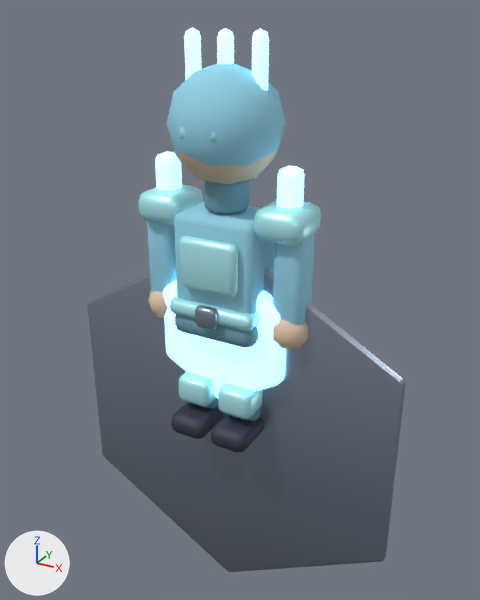
An edit to the Blender file assets-source/blender/characters/frostmage.blend, drawn before and after from the same camera.
The view is the same before and after, from a 50 mm lens placed at (1.64, -2.85, 2.23), pointed at (0.01, 0.13, 0.75). The axes (+X, +Y, +Z) are drawn at lower left. The lights are the same throughout. The older version comes first.

In view in the first picture: 'arm.L', 'arm.R', 'boot.L', 'boot.R', 'chestPanel', 'crest.iceHead', 'head', 'shoulder.L', 'shoulder.R', 'torso', 'weapon.crystal', 'weapon.shaft' and 16 more.
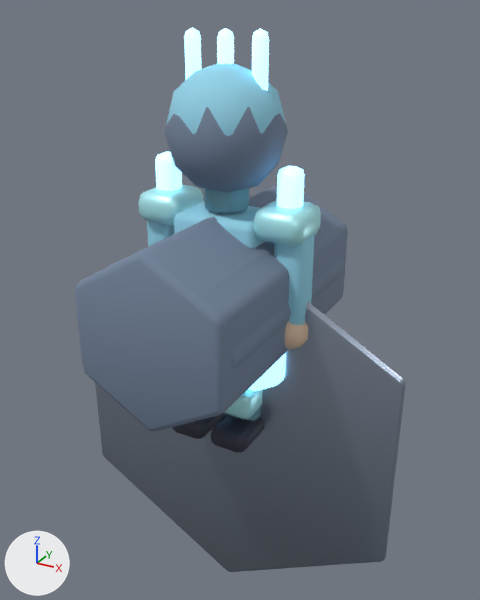
What differs and where, as boxes [x1, y1, x2, y2] in the pictures (480 x 600 px):
'LOD2_PROXY_body', added
    after: [75, 185, 348, 431]
'LOD2_PROXY_head', added
    after: [164, 107, 288, 193]
'LOD1_PROXY_body', added (mostly hidden)
    after: [107, 213, 343, 370]
'weapon.crystal', unchanged, covered by the edit
    before: [163, 280, 286, 399]
    after: [249, 353, 286, 391]
'torso', unchanged, covered by the edit
    before: [174, 201, 274, 314]
    after: [174, 201, 265, 248]
'chestPanel', unchanged, covered by the edit
    before: [179, 236, 238, 297]
'arm.L', unchanged, covered by the edit
    before: [147, 221, 177, 292]
    after: [147, 221, 175, 246]

Edits to the bpy script that builds the scene:
```text
Add mat_mat_lodproxy:
    mat_mat_lodproxy = principled_material('MAT_LODProxy')
    mat_mat_lodproxy.base_color = (0.18, 0.24, 0.34)  # greyish blue #76869e
    mat_mat_lodproxy.metallic = 0.05
    mat_mat_lodproxy.roughness = 0.92
Add me_icosphere_075:
    me_icosphere_075.from_pydata(...)  # an icosphere of 80 faces spanning x -0.285..0.285, y -0.3..0.3, z -0.3..0.3
    me_icosphere_075.polygons.foreach_set('use_smooth', [True] * 80)
    me_icosphere_075.materials.append(mat_mat_lodproxy)  # greyish blue #76869e
Add me_cylinder_047:
    me_cylinder_047.from_pydata(...)  # a 6-sided cylinder along z spanning x -0.4..0.4, y -0.46..0.46, z -0.75..0.75
    me_cylinder_047.polygons.foreach_set('use_smooth', [True] * 8)
    me_cylinder_047.materials.append(mat_mat_lodproxy)  # greyish blue #76869e
Add me_cylinder_046:
    me_cylinder_046.from_pydata(...)  # an 8-sided cylinder along z spanning x -0.42..0.42, y -0.42..0.42, z -0.675..0.675
    me_cylinder_046.polygons.foreach_set('use_smooth', [True] * 10)
    me_cylinder_046.materials.append(mat_mat_lodproxy)  # greyish blue #76869e
Add ob_lod2_proxy_head:
    ob_lod2_proxy_head = bpy.data.objects.new('LOD2_PROXY_head', me_icosphere_075)
    ob_lod2_proxy_head.parent = ob_lod2
    ob_lod2_proxy_head.location = (0.0, 1.68, 0.0)
    _m = ob_lod2_proxy_head.modifiers.new('soft bevel', 'BEVEL')
    _m.width = 0.02
    _m.width_pct = 0.02
    _m.segments = 2
Add ob_lod2_proxy_body:
    ob_lod2_proxy_body = bpy.data.objects.new('LOD2_PROXY_body', me_cylinder_047)
    ob_lod2_proxy_body.parent = ob_lod2
    ob_lod2_proxy_body.location = (0.0, 0.84, 0.0)
    _m = ob_lod2_proxy_body.modifiers.new('soft bevel', 'BEVEL')
    _m.width = 0.035
    _m.width_pct = 0.035
    _m.segments = 2
Add ob_lod1_proxy_body:
    ob_lod1_proxy_body = bpy.data.objects.new('LOD1_PROXY_body', me_cylinder_046)
    ob_lod1_proxy_body.parent = ob_lod1
    ob_lod1_proxy_body.location = (0.0, 0.84, 0.0)
    _m = ob_lod1_proxy_body.modifiers.new('soft bevel', 'BEVEL')
    _m.width = 0.035
    _m.width_pct = 0.035
    _m.segments = 2
```
